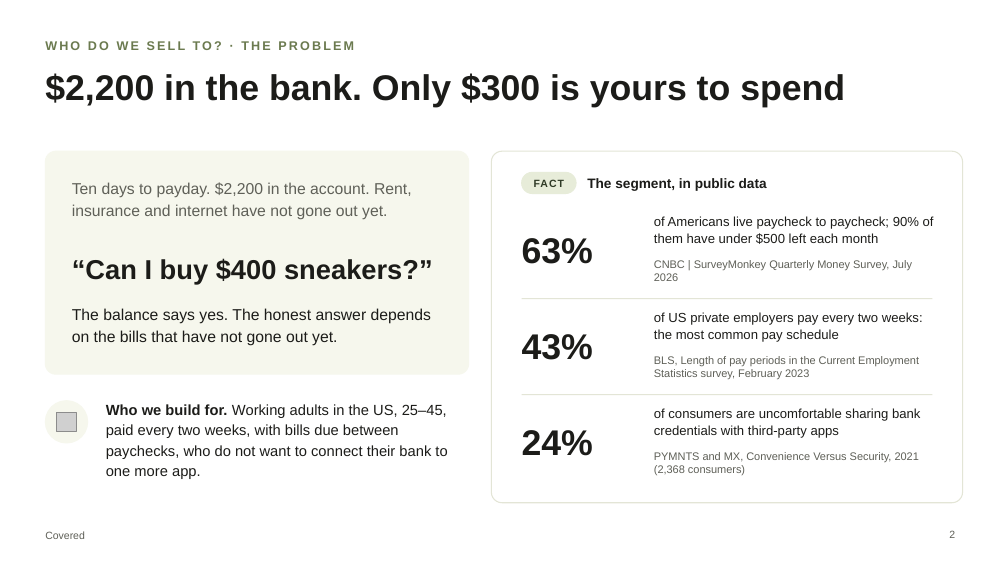
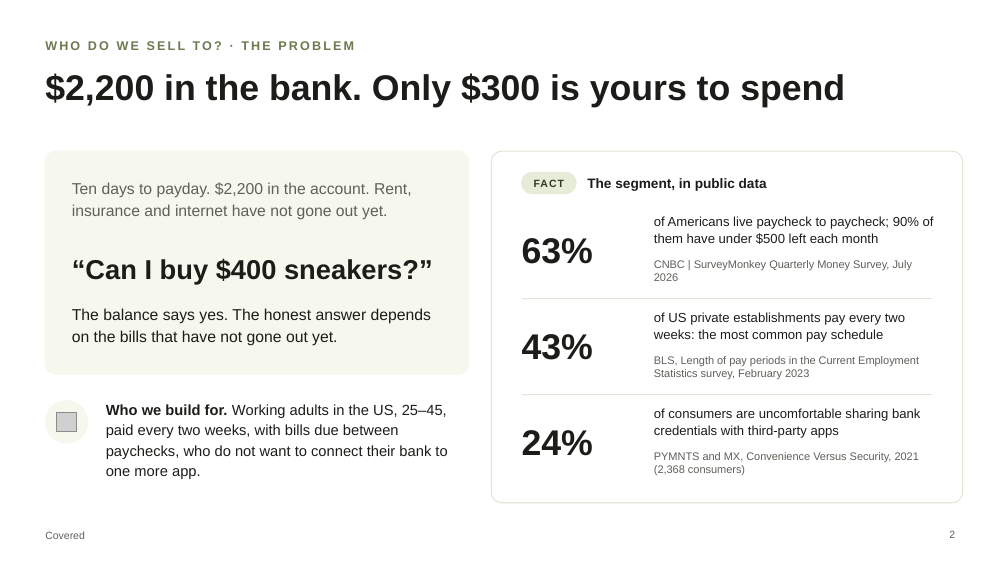
Before and after one commit to chinusoid/FractureTeam, a slide deck: slide 2 of pitch/covered-pitch.pptx. Drawn at 1008x567 pixels with LibreOffice and Linux fonts; fonts in the diff are those of the drawing; grey boxes stand for pictures. Boxes give left, top, right and bottom in pixels: in the first picture for what was removed or moved away, otherwise in the second. Text is boxed around its words. In the diff, an @@ line names an element or a change of style, - is before the commit and + after.

```diff
--- a/pitch/covered-pitch.pptx
+++ b/pitch/covered-pitch.pptx
@@ text at [654, 312, 905, 342]: text changed @@
-of US private employers pay every two weeks: the most common pay schedule
+of US private establishments pay every two weeks: the most common pay schedule
```
Also in this commit, not shown: 1 other slide changed, 20 other files.
